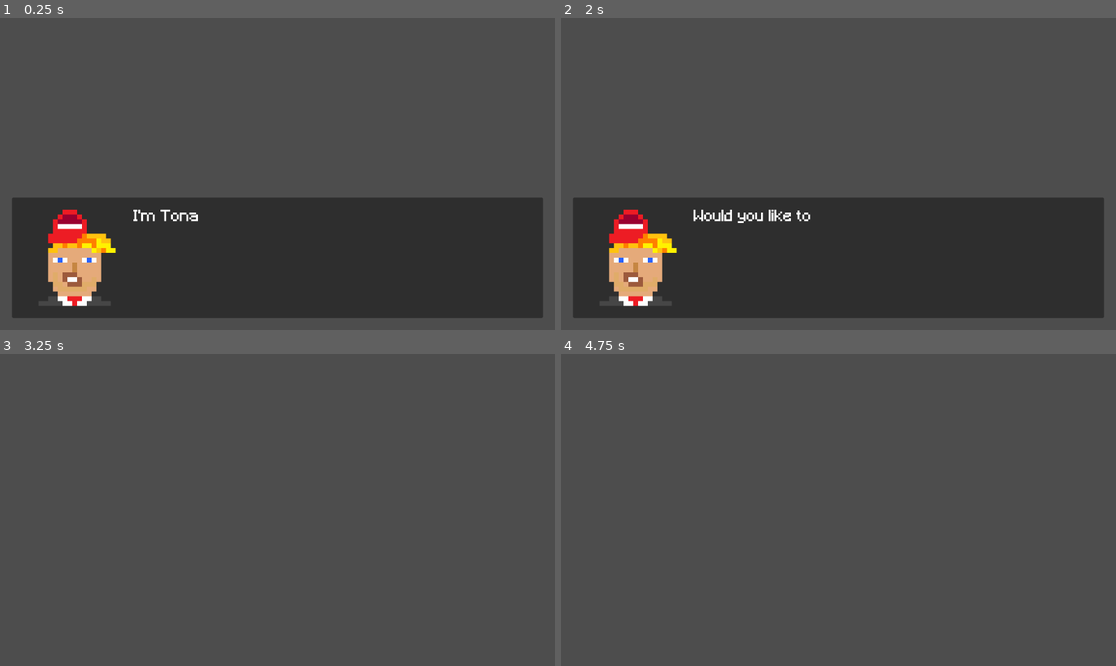
Above: before the commit, frames 1-4 (two rows, left to right).
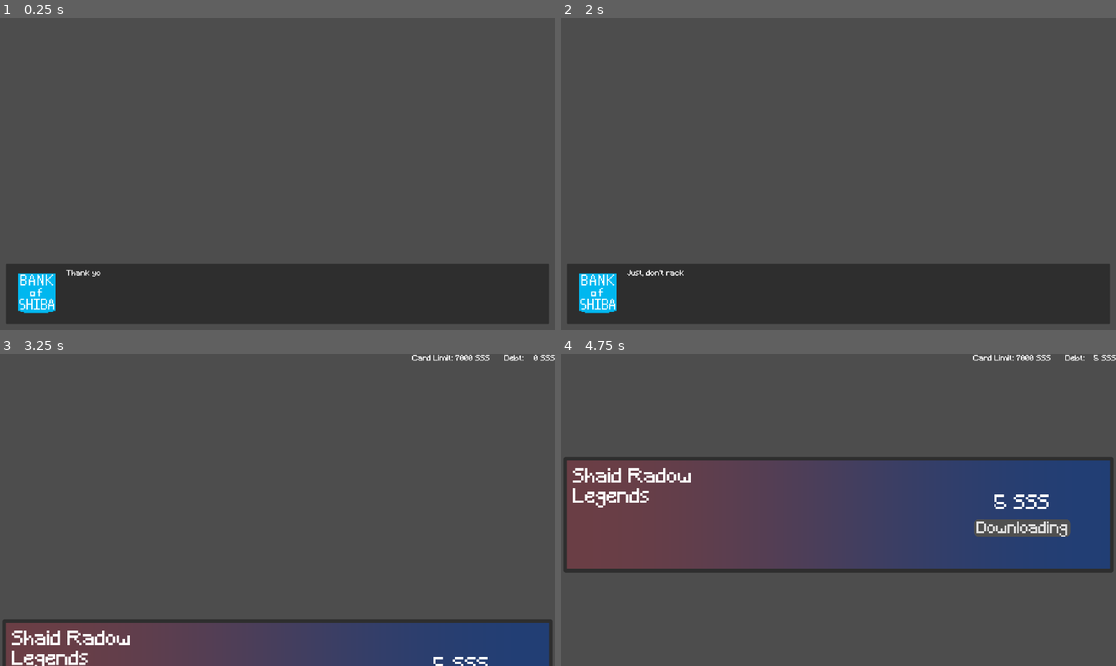
Above: after the commit, the same moments.

Repository: Heinrich-XIAO/average-mobile-game
Game: Godot game, scene res://scenes/Root.tscn
The game is run twice, just before and just after one commit, with the same random seed, the same clock (stepped at 60 frames per second) and the same inputs.
Inputs (mouse positions are in pixels of both pictures, inside the frame that each line leads up to):
- Up to frame 1 (0.25 s): no input
- Up to frame 2 (2 s): tap Enter at 0.5, 0.6 s; move the mouse to (960, 158) at 0.52 s; click (960, 158) at 0.67 s; tap Space at 1.25 s; move the mouse to (727, 189) at 1.27 s; tap F at 1.35 s; click (727, 189) at 1.42 s
- Up to frame 3 (3.25 s): move the mouse to (333, 441) at 2.02 s; tap Enter at 2.1, 2.75 s; click (333, 441) at 2.17 s; move the mouse to (249, 572) at 2.77 s; tap F at 2.85 s; click (249, 572) at 2.92 s
- Up to frame 4 (4.75 s): click (1021, 609) at 3.5 s, where only the run after the commit has a clickable "Buy Game"; click (1021, 538) at 4.25 s, where only the run after the commit has a clickable "Buy Game"

The runs differ from the first frame. In frame 1, 24% of the frame differs, in the area x 1-99%, y 57-98%; in frame 2, 24%; in frame 3, 8.8%; in frame 4, 21%.

Commit message:
add phone which "downloads" the actual game

Diff:
--- /dev/null
+++ b/Globals.gd
@@ -0,0 +1,8 @@
+extends Node
+
+signal debt_changed(newvalue)
+var debt: int = 0 : set = set_debt
+
+func set_debt(value):
+	debt = value
+	emit_signal("debt_changed", value)
--- /dev/null
+++ b/buy_game.tres
@@ -0,0 +1,12 @@
+[gd_resource type="StyleBoxFlat" format=3 uid="uid://btmlfjuc6cbf7"]
+
+[resource]
+bg_color = Color(5.77569e-06, 0.655604, 0.866798, 1)
+border_color = Color(0.8, 0.8, 0.8, 0)
+corner_radius_top_left = 20
+corner_radius_top_right = 20
+corner_radius_bottom_right = 20
+corner_radius_bottom_left = 20
+expand_margin_left = 10.0
+expand_margin_top = 10.0
+expand_margin_right = 10.0
--- /dev/null
+++ b/downloading_game.tres
@@ -0,0 +1,12 @@
+[gd_resource type="StyleBoxFlat" format=3 uid="uid://bgk74gardftf2"]
+
+[resource]
+bg_color = Color(0.314316, 0.314316, 0.314316, 1)
+border_color = Color(0.8, 0.8, 0.8, 0)
+corner_radius_top_left = 20
+corner_radius_top_right = 20
+corner_radius_bottom_right = 20
+corner_radius_bottom_left = 20
+expand_margin_left = 10.0
+expand_margin_top = 10.0
+expand_margin_right = 10.0
--- /dev/null
+++ b/font.tres
@@ -0,0 +1,7 @@
+[gd_resource type="LabelSettings" load_steps=2 format=3 uid="uid://dk2wkwyjhrjcg"]
+
+[ext_resource type="FontFile" uid="uid://c42lwm6ec4n06" path="res://Minecraft.ttf" id="1_7j002"]
+
+[resource]
+font = ExtResource("1_7j002")
+font_size = 32
--- a/project.godot
+++ b/project.godot
@@ -15,6 +15,15 @@
 config/features=PackedStringArray("4.4", "GL Compatibility")
 config/icon="res://icon.svg"
 
+[autoload]
+
+Globals="*res://Globals.gd"
+
+[display]
+
+window/size/viewport_width=2304
+window/size/viewport_height=1296
+
 [editor_plugins]
 
 enabled=PackedStringArray("res://addons/godot_super-wakatime/plugin.cfg")
--- a/scenes/Dialog.tscn
+++ b/scenes/Dialog.tscn
@@ -1,13 +1,9 @@
-[gd_scene load_steps=4 format=3 uid="uid://dnnka5th1gldj"]
+[gd_scene load_steps=3 format=3 uid="uid://dnnka5th1gldj"]
 
-[ext_resource type="FontFile" uid="uid://c42lwm6ec4n06" path="res://Minecraft.ttf" id="1_ecvbg"]
+[ext_resource type="LabelSettings" uid="uid://dk2wkwyjhrjcg" path="res://font.tres" id="2_eoslh"]
 [ext_resource type="Script" uid="uid://ckjiwi3qsva5j" path="res://scripts/dialog.gd" id="2_nfiha"]
 
-[sub_resource type="LabelSettings" id="LabelSettings_w8un3"]
-font = ExtResource("1_ecvbg")
-font_size = 32
-
-[node name="Control" type="Control"]
+[node name="Dialog" type="Control"]
 layout_mode = 3
 anchors_preset = 15
 anchor_right = 1.0
@@ -48,6 +44,5 @@
 layout_mode = 2
 size_flags_horizontal = 3
 size_flags_vertical = 0
-text = "asdfasdfasdfsadfa asfdasdfasdf"
-label_settings = SubResource("LabelSettings_w8un3")
+label_settings = ExtResource("2_eoslh")
 autowrap_mode = 2
--- /dev/null
+++ b/scenes/Phone.tscn
@@ -0,0 +1,150 @@
+[gd_scene load_steps=12 format=3 uid="uid://64xji1dgog3m"]
+
+[ext_resource type="Script" uid="uid://lgxvg6cegl2a" path="res://scripts/phone.gd" id="1_ypxwd"]
+[ext_resource type="FontFile" uid="uid://c42lwm6ec4n06" path="res://Minecraft.ttf" id="2_dh71v"]
+[ext_resource type="StyleBox" uid="uid://bgk74gardftf2" path="res://downloading_game.tres" id="3_t5lxn"]
+[ext_resource type="StyleBox" uid="uid://btmlfjuc6cbf7" path="res://buy_game.tres" id="3_ypxwd"]
+
+[sub_resource type="Curve" id="Curve_t5lxn"]
+_data = [Vector2(0.00334448, 0.59375), 0.0, 0.0, 0, 0, Vector2(1, 0.1875), 0.0, 0.0, 0, 0]
+point_count = 2
+
+[sub_resource type="Curve" id="Curve_ds0p6"]
+_data = [Vector2(0.605351, 0.620245), 0.0, 0.0, 0, 0]
+point_count = 1
+
+[sub_resource type="Curve" id="Curve_5egc8"]
+_data = [Vector2(0, 0.452446), 0.0, 0.0, 0, 0, Vector2(1, 0.761549), 0.0, 0.0, 0, 0]
+point_count = 2
+
+[sub_resource type="CurveXYZTexture" id="CurveXYZTexture_spd4q"]
+curve_x = SubResource("Curve_t5lxn")
+curve_y = SubResource("Curve_ds0p6")
+curve_z = SubResource("Curve_5egc8")
+
+[sub_resource type="StyleBoxTexture" id="StyleBoxTexture_ypxwd"]
+texture = SubResource("CurveXYZTexture_spd4q")
+modulate_color = Color(0.701653, 0.391428, 0.599674, 1)
+
+[sub_resource type="LabelSettings" id="LabelSettings_t5lxn"]
+font = ExtResource("2_dh71v")
+font_size = 80
+
+[sub_resource type="StyleBoxFlat" id="StyleBoxFlat_t5lxn"]
+bg_color = Color(0.180392, 0.180392, 0.180392, 1)
+border_color = Color(0.111197, 0.111197, 0.111197, 1)
+corner_radius_top_left = 10
+corner_radius_top_right = 10
+corner_radius_bottom_right = 10
+corner_radius_bottom_left = 10
+
+[node name="Phone" type="Control"]
+custom_minimum_size = Vector2(0, 500)
+layout_mode = 3
+anchors_preset = 14
+anchor_top = 0.5
+anchor_right = 1.0
+anchor_bottom = 0.5
+grow_horizontal = 2
+grow_vertical = 2
+script = ExtResource("1_ypxwd")
+
+[node name="Panel" type="Panel" parent="."]
+layout_mode = 1
+anchors_preset = -1
+anchor_right = 1.0
+anchor_bottom = 1.0
+offset_left = 25.0
+offset_top = 25.0
+offset_right = -25.0
+offset_bottom = -25.0
+grow_horizontal = 2
+grow_vertical = 2
+theme_override_styles/panel = SubResource("StyleBoxTexture_ypxwd")
+
+[node name="Downloads" type="Button" parent="Panel"]
+visible = false
+layout_mode = 1
+anchors_preset = -1
+anchor_left = 1.0
+anchor_top = 0.5
+anchor_right = 1.0
+anchor_bottom = 0.5
+offset_left = -554.0
+offset_top = 28.0
+offset_right = -174.0
+offset_bottom = 92.0
+grow_horizontal = 0
+grow_vertical = 2
+theme_override_fonts/font = ExtResource("2_dh71v")
+theme_override_font_sizes/font_size = 64
+theme_override_styles/focus = ExtResource("3_t5lxn")
+theme_override_styles/hover_pressed = ExtResource("3_t5lxn")
+theme_override_styles/hover = ExtResource("3_t5lxn")
+theme_override_styles/pressed = ExtResource("3_t5lxn")
+theme_override_styles/normal = ExtResource("3_t5lxn")
+text = "Downloading"
+
+[node name="Button" type="Button" parent="Panel"]
+layout_mode = 1
+anchors_preset = -1
+anchor_left = 1.0
+anchor_top = 0.5
+anchor_right = 1.0
+anchor_bottom = 0.5
+offset_left = -295.0
+offset_top = 84.0
+offset_right = -205.0
+offset_bottom = 36.0
+grow_horizontal = 0
+grow_vertical = 2
+theme_override_fonts/font = ExtResource("2_dh71v")
+theme_override_font_sizes/font_size = 64
+theme_override_styles/focus = ExtResource("3_ypxwd")
+theme_override_styles/hover_pressed = ExtResource("3_ypxwd")
+theme_override_styles/hover = ExtResource("3_ypxwd")
+theme_override_styles/pressed = ExtResource("3_ypxwd")
+theme_override_styles/normal = ExtResource("3_ypxwd")
+text = "Buy Game"
+
+[node name="Label" type="Label" parent="."]
+layout_mode = 0
+offset_left = 49.0
+offset_top = 57.0
+offset_right = 655.0
+offset_bottom = 234.0
+text = "Shaid Radow Legends"
+label_settings = SubResource("LabelSettings_t5lxn")
+autowrap_mode = 2
+
+[node name="Label2" type="Label" parent="."]
+layout_mode = 1
+anchors_preset = -1
+anchor_left = 1.0
+anchor_top = 0.5
+anchor_right = 1.0
+anchor_bottom = 0.5
+offset_left = -550.0
+offset_top = -83.0
+offset_right = -230.0
+offset_bottom = -6.0
+grow_horizontal = 0
+grow_vertical = 2
+text = "5 SSS"
+label_settings = SubResource("LabelSettings_t5lxn")
+horizontal_alignment = 1
+autowrap_mode = 2
+
+[node name="PanelContainer" type="PanelContainer" parent="."]
+z_index = -1
+layout_mode = 1
+anchors_preset = -1
+anchor_right = 1.0
+anchor_bottom = 1.0
+offset_left = 10.0
+offset_top = 10.0
+offset_right = -10.0
+offset_bottom = -10.0
+grow_horizontal = 2
+grow_vertical = 2
+theme_override_styles/panel = SubResource("StyleBoxFlat_t5lxn")
--- a/scenes/Root.tscn
+++ b/scenes/Root.tscn
@@ -1,7 +1,10 @@
-[gd_scene load_steps=3 format=3 uid="uid://lwk21bgyu8g1"]
+[gd_scene load_steps=6 format=3 uid="uid://lwk21bgyu8g1"]
 
 [ext_resource type="PackedScene" uid="uid://dnnka5th1gldj" path="res://scenes/Dialog.tscn" id="1_1bxvr"]
 [ext_resource type="Script" uid="uid://c55jcsmfwvrfs" path="res://scripts/root.gd" id="1_m7djw"]
+[ext_resource type="LabelSettings" uid="uid://dk2wkwyjhrjcg" path="res://font.tres" id="3_t5xp5"]
+[ext_resource type="PackedScene" uid="uid://64xji1dgog3m" path="res://scenes/Phone.tscn" id="4_mvcll"]
+[ext_resource type="AudioStream" uid="uid://p55pa4dol07g" path="res://assets/debt.ogg" id="5_ont70"]
 
 [node name="Root" type="Control"]
 layout_mode = 3
@@ -12,5 +15,37 @@
 grow_vertical = 2
 script = ExtResource("1_m7djw")
 
-[node name="Control" parent="." instance=ExtResource("1_1bxvr")]
+[node name="Dialog" parent="." instance=ExtResource("1_1bxvr")]
 layout_mode = 1
+
+[node name="HBoxContainer" type="HBoxContainer" parent="."]
+visible = false
+layout_mode = 1
+anchors_preset = 1
+anchor_left = 1.0
+anchor_right = 1.0
+offset_left = -480.0
+offset_bottom = 40.0
+grow_horizontal = 0
+
+[node name="Limit and Debt" type="Label" parent="HBoxContainer"]
+layout_mode = 2
+text = "Card Limit: 7000 SSS      Debt:"
+label_settings = ExtResource("3_t5xp5")
+
+[node name="Label" type="Label" parent="HBoxContainer"]
+custom_minimum_size = Vector2(125, 0)
+layout_mode = 2
+text = "0 SSS"
+label_settings = ExtResource("3_t5xp5")
+horizontal_alignment = 2
+
+[node name="Phone" parent="." instance=ExtResource("4_mvcll")]
+layout_mode = 1
+anchors_preset = -1
+anchor_top = 1.0
+anchor_bottom = 1.0
+grow_vertical = 1
+
+[node name="AudioStreamPlayer" type="AudioStreamPlayer" parent="."]
+stream = ExtResource("5_ont70")
--- a/scripts/dialog.gd
+++ b/scripts/dialog.gd
@@ -6,8 +6,8 @@
 var is_going_brrr: bool = false
 var can_run_next_dialog: bool = false
 var is_next_dialog: bool = false
+var next_callback: Callable = Callable()
 
-# Example: in Main.gd or a singleton
 func _input(event):
 	if event is InputEventMouseButton and event.pressed and event.button_index == MOUSE_BUTTON_LEFT:
 		if is_going_brrr:
@@ -15,6 +15,7 @@
 		elif is_next_dialog:
 			can_run_next_dialog = true
 		else:
+			next_callback.call()
 			close_dialog()
 
 func close_dialog():
@@ -40,16 +41,17 @@
 			break
 	is_going_brrr = false
 
-func send_multiple_dialogs(texts: Array, pfp):
+func send_multiple_dialogs(texts: Array, pfp, callback: Callable):
 	for i in range(len(texts)):
 		var text = texts[i]
 		if i < len(texts) - 1:
 			is_next_dialog = true
 		else:
 			is_next_dialog = false
-		send_dialog(text, pfp)
+		await send_dialog(text, pfp)
 		while not can_run_next_dialog:
 			await get_tree().create_timer(0.02).timeout
+	next_callback = callback
 
 func _ready():
 	dialog_image = $PanelContainer/MarginContainer/HBoxContainer/TextureRect
--- /dev/null
+++ b/scripts/phone.gd
@@ -0,0 +1,23 @@
+extends Control
+
+func button_animation(button: Button):
+	var tween = create_tween()
+	button.pivot_offset = button.size / 2
+	for i in range(10000):
+		tween.set_ease(Tween.EASE_IN_OUT)
+		tween.set_trans(Tween.TRANS_SINE)
+		tween.tween_property(button, "scale", Vector2.ONE * 1.05, 0.5)
+		tween.tween_property(button, "scale", Vector2.ONE, 0.5)
+
+
+func _ready():
+	var buy_button = $Panel/Button
+	$PanelContainer.mouse_filter = Control.MOUSE_FILTER_IGNORE
+
+	buy_button.connect("gui_input", func (event):
+		if event is InputEventMouseButton and not event.pressed and event.button_index == MOUSE_BUTTON_LEFT:
+			Globals.debt += 5
+			buy_button.hide()
+			$Panel/Downloads.show()
+	)
+	button_animation(buy_button)
--- a/scripts/root.gd
+++ b/scripts/root.gd
@@ -1,6 +1,22 @@
 extends Control
 
+
+func _debt_changed(value):
+	$HBoxContainer/Label.text = str(value) + " SSS"
+	$AudioStreamPlayer.play()
+
 func _ready():
-	var dialog = $Control
-	var image: CompressedTexture2D = load("res://images/trump.png")
-	dialog.send_multiple_dialogs(["I'm Tonald Drump and I've partnered with Shaid Radow Legends to make a mobile game.", "Would you like to play?"], image)
+	Globals.connect("debt_changed", self._debt_changed)
+	var dialog = $Dialog
+	var image: CompressedTexture2D = load("res://images/shiba_bank.png")
+	await dialog.send_multiple_dialogs(["Thank you for opening your credit card with Shiba bank.",\
+	"Just, don't rack up too much debt."], image, func ():
+		$Phone.show()
+		var tween = create_tween()
+		var center_pos = get_viewport_rect().size / 2
+		center_pos -= $Phone.size/2
+		tween.set_trans(Tween.TRANS_SINE)
+		tween.set_ease(Tween.EASE_IN_OUT)
+		tween.tween_property($Phone, "position", center_pos, 1.0)
+	)
+	$HBoxContainer.show()
Not shown, added: Globals.gd.uid
Not shown, added: addons/godot-vim/godot-vim.gd
Not shown, added: addons/godot-vim/godot-vim.gd.uid
Not shown, added: addons/godot-vim/icon.svg
Not shown, added: addons/godot-vim/icon.svg.import
Not shown, added: addons/godot-vim/plugin.cfg
Not shown, added: assets/debt.ogg.import
Binary file added: images/shiba_bank.png
Not shown, added: images/shiba_bank.png.import
Binary file added: images/store.png
Not shown, added: images/store.png.import
Not shown, added: scripts/phone.gd.uid
(and 1 more such lines)
